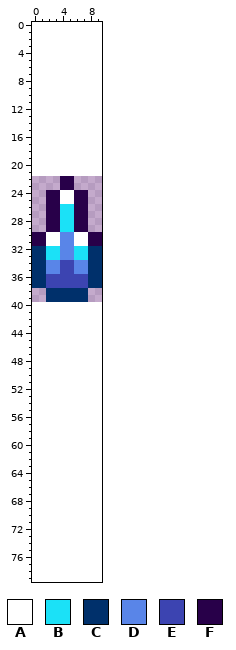
Sprite sheet: Content/Projectiles/Textures/Frozenp.png. That is the earlier state.
The file is 10x18 pixels. The old version is drawn lined up with the new one, on the new canvas.
Palette (. is transparent): A #ffffff  B #1be1f7  C #00306b  D #5985e8  E #3c44b1  F #280049
Pixels before, first column x 0:
22 ....FF....
23 ....FF....
24 ..FFAAFF..
25 ..FFAAFF..
26 ..FFBBFF..
27 ..FFBBFF..
28 ..FFBBFF..
29 ..FFBBFF..
30 FFAADDAAFF
31 FFAADDAAFF
32 CCBBDDBBCC
33 CCBBDDBBCC
34 CCDDEEDDCC
35 CCDDEEDDCC
36 CCEEEEEECC
37 CCEEEEEECC
38 ..CCCCCC..
39 ..CCCCCC..
New version:
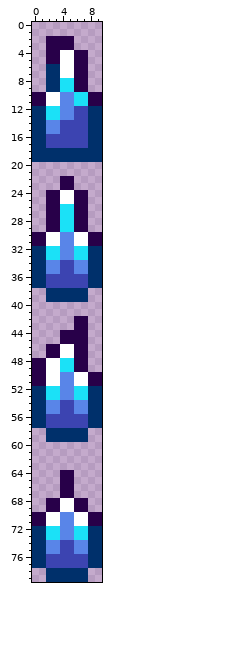
What changed:
canvas 10x18 -> 10x80, the old top-left corner now at 0,22
The edit adds colour A in rows 4 to 7 at x 4 to 5; in rows 10 to 11 at x 2 to 3; in rows 46 to 47 at x 4 to 5; in rows 48 to 49 at x 2 to 3; in rows 50 to 51 at x 2 to 3 and 6 to 7; in rows 68 to 69 at x 4 to 5.
The edit adds colour A in rows 70 to 71 at x 2 to 3 and 6 to 7.
The edit adds colour B in rows 8 to 9 at x 4 to 5; in rows 10 to 11 at x 6 to 7; in rows 12 to 13 at x 2 to 3; in rows 48 to 49 at x 4 to 5; in rows 52 to 53 at x 2 to 3 and 6 to 7; in rows 72 to 73 at x 2 to 3 and 6 to 7.
The edit adds colour C in rows 6 to 9 at x 2 to 3; in rows 12 to 17 at x 0 to 1 and 8 to 9; in rows 18 to 19 at x 0 to 9; in rows 52 to 57 at x 0 to 1 and 8 to 9; in rows 58 to 59 at x 2 to 7; in rows 72 to 77 at x 0 to 1 and 8 to 9.
The edit adds colour C in rows 78 to 79 at x 2 to 7.
The edit adds colour D in rows 10 to 13 at x 4 to 5; in rows 14 to 15 at x 2 to 3; in rows 50 to 53 at x 4 to 5; in rows 54 to 55 at x 2 to 3 and 6 to 7; in rows 70 to 73 at x 4 to 5; in rows 74 to 75 at x 2 to 3 and 6 to 7.
The edit adds colour E in rows 12 to 13 at x 6 to 7; in rows 14 to 15 at x 4 to 7; in rows 16 to 17 at x 2 to 7; in rows 54 to 55 at x 4 to 5; in rows 56 to 57 at x 2 to 7; in rows 74 to 75 at x 4 to 5.
The edit adds colour E in rows 76 to 77 at x 2 to 7.
The edit adds colour F in rows 2 to 3 at x 2 to 5; in rows 4 to 5 at x 2 to 3 and 6 to 7; in rows 6 to 9 at x 6 to 7; in rows 10 to 11 at x 0 to 1 and 8 to 9; in rows 42 to 43 at x 6 to 7; in rows 44 to 45 at x 4 to 7.
The edit adds colour F in rows 46 to 47 at x 2 to 3 and 6 to 7; in rows 48 to 49 at x 0 to 1 and 6 to 7; in rows 50 to 51 at x 0 to 1 and 8 to 9; in rows 64 to 67 at x 4 to 5; in rows 68 to 69 at x 2 to 3 and 6 to 7; in rows 70 to 71 at x 0 to 1 and 8 to 9.
Boxes around the changes in both pictures, in picture pixels (x1, y1, x2, y2):
added: (32, 36, 102, 162)
added: (32, 316, 102, 442)
added: (32, 470, 102, 582)
